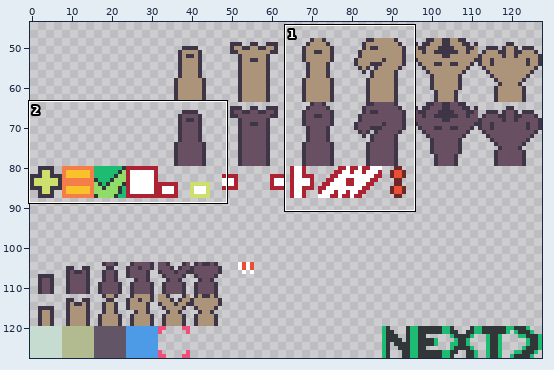
Sprite sheet -- design/sprites_with_bg_alpha_working.png. Above, an overview of the earlier version with the close-up marked.
Close-up. Before:
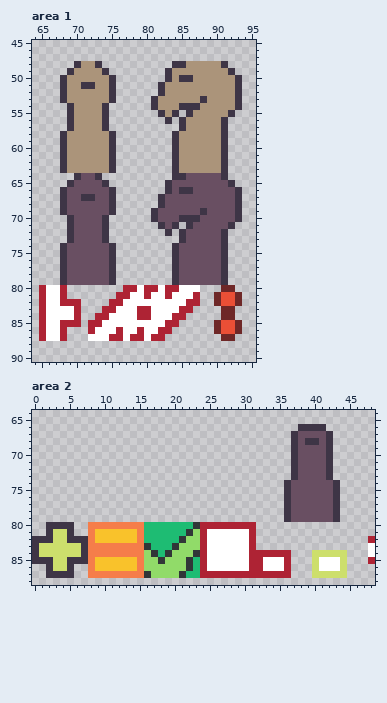
The file is 128x128 pixels. Shown: area 1: x 64..95, y 45..90; area 2: x 0..48, y 64..88. The wide view leaves out empty margins.
Once edited:
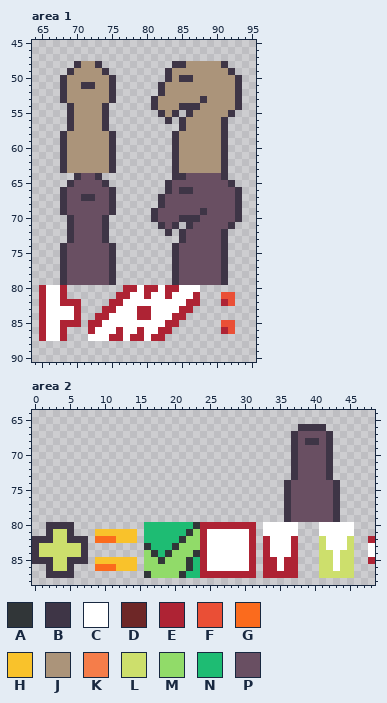
Palette (. is transparent): A #313638  B #3e3546  C #ffffff  D #6e2727  E #ae2334  F #ea4f36  G #fb6b1d  H #f9c22b  J #ab947a  K #f57d4a  L #cddf6c  M #91db69  N #1ebc73  P #694f62
Diff:
--- area 1
@@ x 88..95 @@
 79 PPPB....
-80 ...DD...
-81 ..DFFD..
-82 ..DFFD..
-83 ...DD...
-84 ...DD...
-85 ..DFFD..
-86 ..DFFD..
-87 ...DD...
+80 ........
+81 ...FF...
+82 ...EF...
+83 ........
+84 ........
+85 ...FF...
+86 ...EF...
+87 ........
 88 ........
--- area 2
@@ x 0..48 @@
 79 ....................................BPPPPPPB.....
-80 ..BBBB..KKKKKKKKNNNNNNNAEEEEEEEE.................
-81 ..BLLB..KHHHHHHKNNNNNNAMECCCCCCE.................
-82 BBBLLBBBKHHHHHHKNNNNNAMMECCCCCCE................E
-83 BLLLLLLBKKKKKKKKANNNAMMMECCCCCCE................C
-84 BLLLLLLBKKKKKKKKMANAMMMAECCCCCCEEEEEE...LLLLL...C
-85 BBBLLBBBKHHHHHHKMMAMMMANECCCCCCEECCCE...LCCCL...E
-86 ..BLLB..KHHHHHHKMMMMMMANECCCCCCEECCCE...LCCCL....
-87 ..BBBB..KKKKKKKKAMMMMANNEEEEEEEEEEEEE...LLLLL....
+80 ..BBBB..........NNNNNNNAEEEEEEEE.CCCCC...CCCCC...
+81 ..BLLB...HHHHHH.NNNNNNAMECCCCCCE.CCCCC...CCCCC...
+82 BBBLLBBB.GGGHHH.NNNNNAMMECCCCCCE.ECCCE...LCCCL..E
+83 BLLLLLLB........ANNNAMMMECCCCCCE.ECCCE...LCCCL..C
+84 BLLLLLLB........MANAMMMAECCCCCCE.ECCCE...LLCLL..C
+85 BBBLLBBB.HHHHHH.MMAMMMANECCCCCCE.EECEE...LLCLL..E
+86 ..BLLB...GGGHHH.MMMMMMANECCCCCCE.EECEE...LLCLL...
+87 ..BBBB..........AMMMMANNEEEEEEEE.EEEEE...LLLLL...
 88 .................................................
